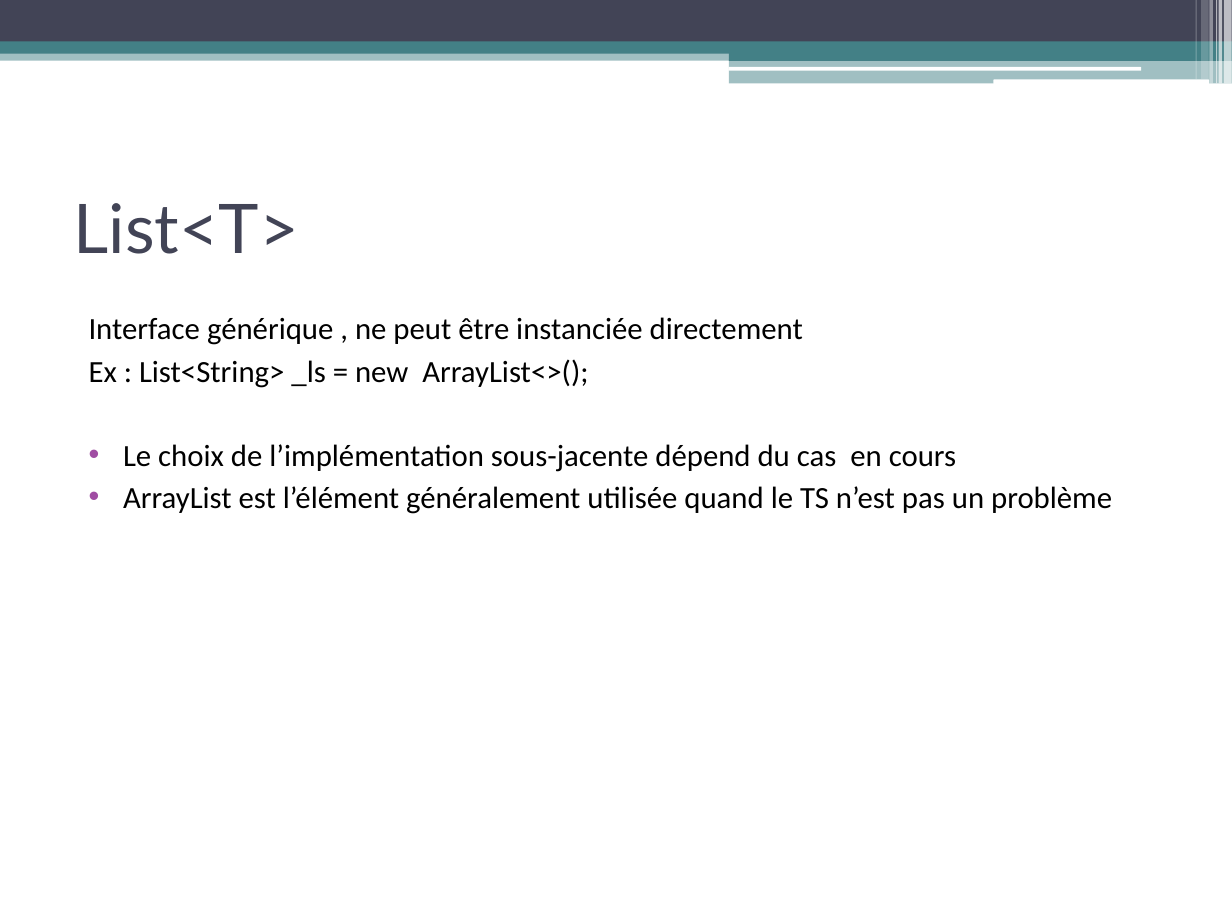
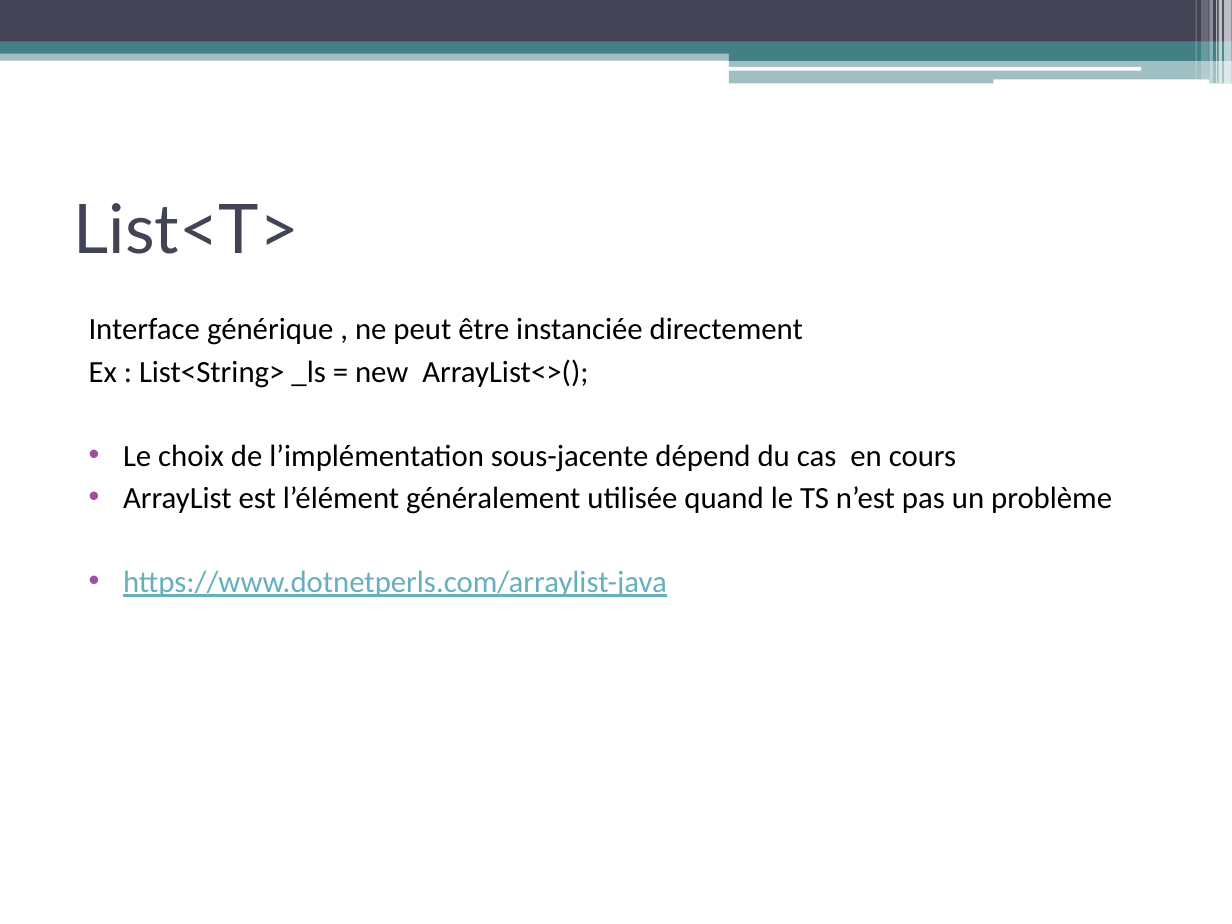
Before and after one commit to mriam123456/Cours-Licence-Pro-Android-iOS, a slide deck: slide 6 of Java101.pptx. Drawn at 1232x924 pixels with LibreOffice and Linux fonts; fonts in the diff are those of the drawing. Boxes give left, top, right and bottom in pixels: in the first picture for what was removed or moved away, otherwise in the second. Text is boxed around its words. In the diff, an @@ line names an element or a change of style, - is before the commit and + after.

```diff
--- a/Java101.pptx
+++ b/Java101.pptx
@@ text at [123,570,667,597]: paragraph added @@
+• https://www.dotnetperls.com/arraylist-java
```
Also in this commit, not shown: 3 other slides changed.
